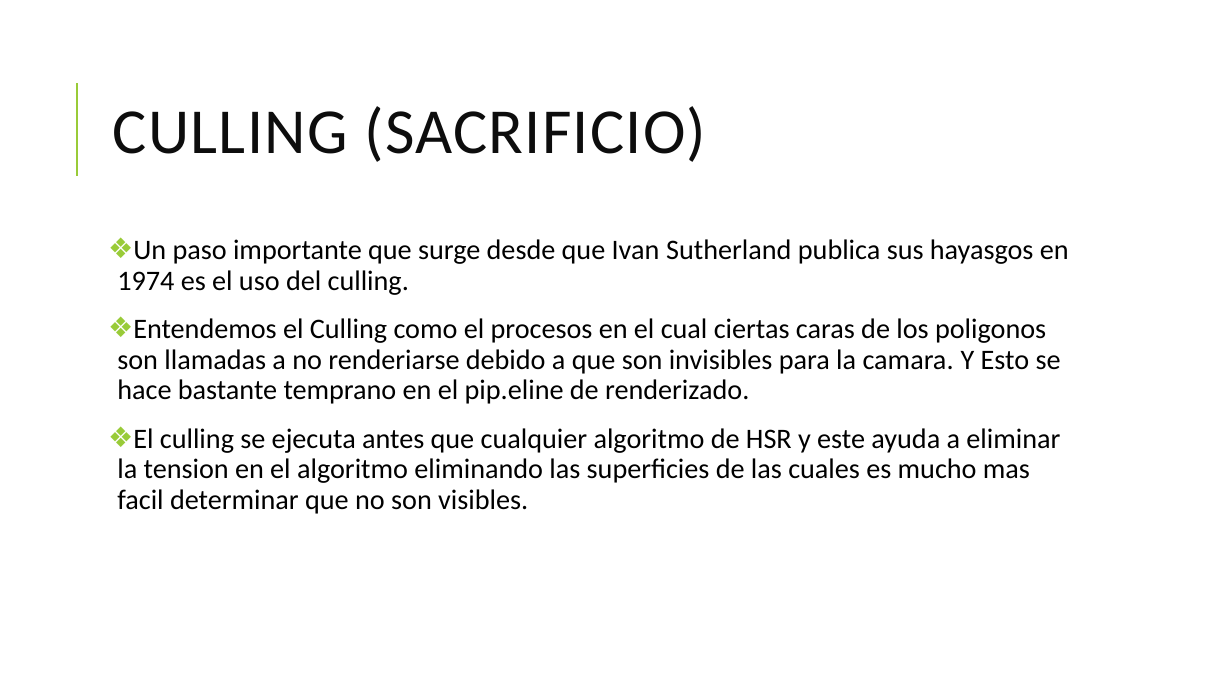
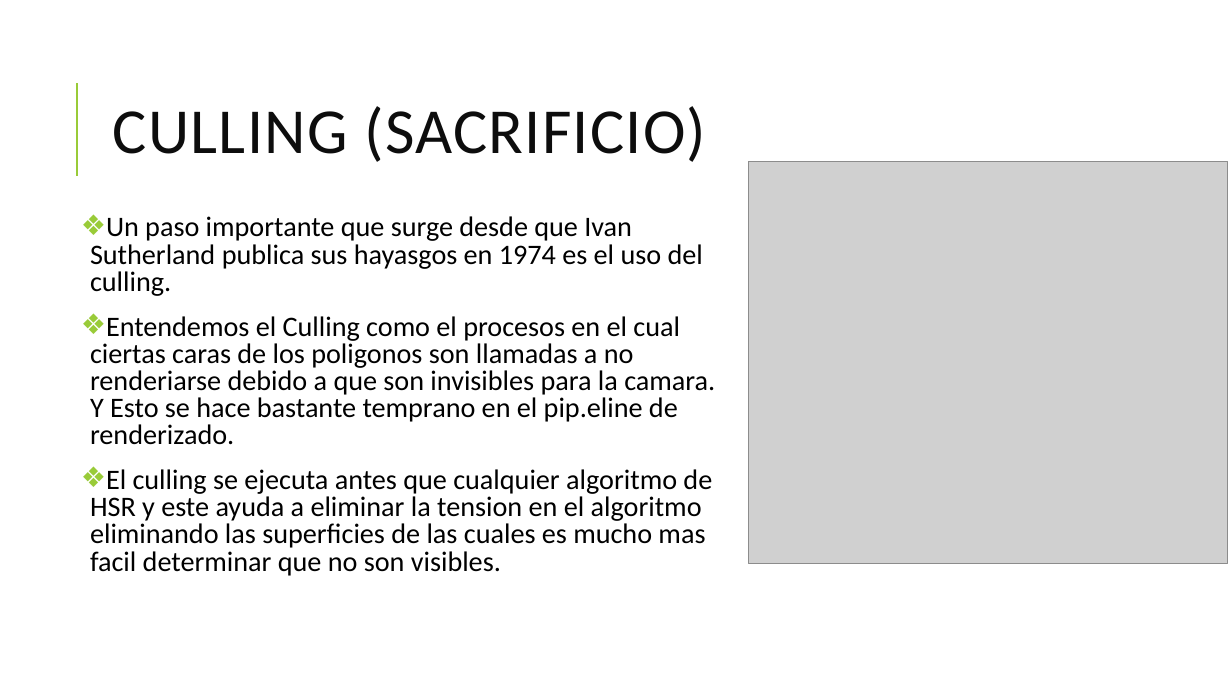
Before and after one commit to MogGy94/paintersAlg, a slide deck: slide 8 of ALGOritmo del Pintor.pptx. Drawn at 1232x693 pixels with LibreOffice and Linux fonts; fonts in the diff are those of the drawing; grey boxes stand for pictures. Boxes give left, top, right and bottom in pixels: in the first picture for what was removed or moved away, otherwise in the second. Text is boxed around its words. In the diff, an @@ line names an element or a change of style, - is before the commit and + after.

```diff
--- a/ALGOritmo del Pintor.pptx
+++ b/ALGOritmo del Pintor.pptx
@@ picture added at (x1=749, y1=162, x2=1228, y2=564) @@
@@ text "Un paso importante que surge ..." moved from (x1=117, y1=239, x2=1069, y2=514) to (x1=90, y1=216, x2=715, y2=576) @@
@@ text "Un paso importante que surge ..." at (x1=90, y1=216, x2=715, y2=576): line spacing 0.9 to 0.8 @@
```
Also in this commit, not shown: 9 other slides changed, 3 slides added.
